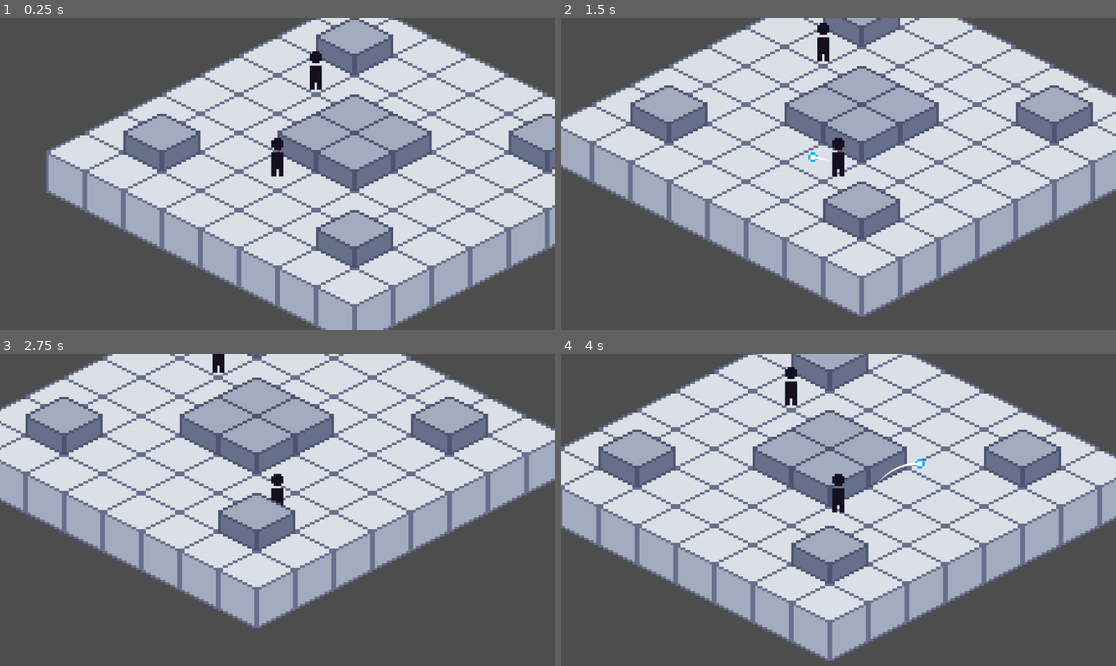
Above: before the commit, frames 1-4 (two rows, left to right).
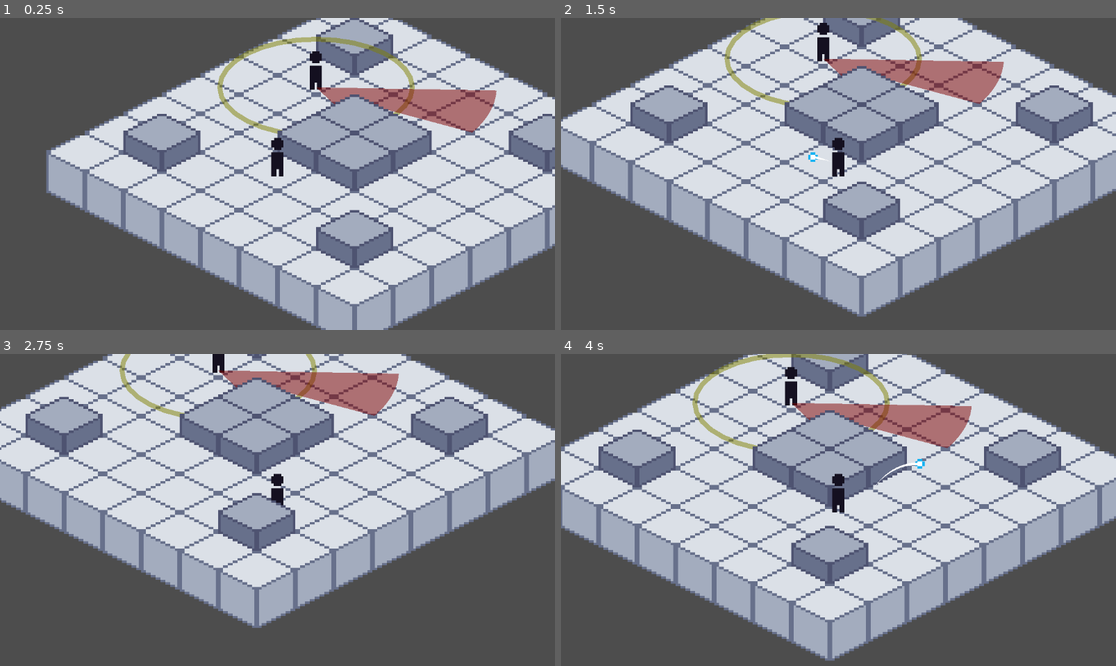
Above: after the commit, the same moments.

Repository: Brooklyn-Dev/stealth-game
Game: Godot game, scene res://Scenes/Game.tscn
Same seed, same stepped clock (60 frames per second), same inputs: the game is played once before the commit and once after it.
Inputs (mouse positions are in pixels of both pictures, inside the frame that each line leads up to):
- Up to frame 1 (0.25 s): no input
- Up to frame 2 (1.5 s): tap Enter at 0.5 s; move the mouse to (960, 158) at 0.52 s; hold Right (ui_right) 0.53-1.28 s; click (960, 158) at 0.6 s; move the mouse to (727, 189) at 1.27 s; hold Down (ui_down) from 1.28 s (still down); click (727, 189) at 1.35 s
- Up to frame 3 (2.75 s): move the mouse to (333, 441) at 2.02 s; release Down (ui_down) at 2.03 s; hold Right (ui_right) from 2.03 s (still down); click (333, 441) at 2.1 s
- Up to frame 4 (4 s): move the mouse to (810, 572) at 2.77 s; release Right (ui_right) at 2.78 s; hold Up (ui_up) 2.78-3.53 s; click (810, 572) at 2.85 s; move the mouse to (1005, 556) at 3.52 s; hold Left (ui_left) from 3.53 s (still down); click (1005, 556) at 3.6 s

The runs differ from the first frame. In frame 1, 3.4% of the frame differs, in the area x 39-90%, y 6-38%; in frame 2, 3.1%; in frame 3, 2.8%; in frame 4, 3.4%.
Error before the commit: Parse Error: Function "_investigate_location()" not found in base self. (res://Scenes/enemy/enemy.gd:120)

Commit message:
feat: investigate if player move in hearing range

Diff:
--- a/Scenes/enemy/enemy.gd
+++ b/Scenes/enemy/enemy.gd
@@ -18,6 +18,7 @@
 var investigate_timer: float
 
 var player: Node2D
+var last_player_pos: Vector2
 
 func set_facing_degrees(value: float):
 	facing_degrees = value
@@ -34,6 +35,7 @@
 	player = get_node("../Player")
 	if player:
 		player.orb_thrown.connect(_on_orb_thrown)
+		last_player_pos = player.global_position
 
 func _process(delta):
 	if Engine.is_editor_hint():
@@ -54,6 +56,8 @@
 
 	if _can_see_player():
 		get_tree().reload_current_scene()
+
+	_check_player_movement()
 
 	queue_redraw()
 
@@ -81,6 +85,18 @@
 	var nx = offset.x / hearing_range
 	var ny = offset.y / (hearing_range * 0.5)
 	return nx * nx + ny * ny <= 1.0
+
+func _check_player_movement() -> void:
+	if not player:
+		return
+
+	var current_pos = player.global_position
+	var moved_distance = last_player_pos.distance_to(current_pos)
+
+	if moved_distance > 0.1 and _is_in_hearing_range(current_pos):
+		_investigate_location(current_pos)
+
+	last_player_pos = current_pos
 
 func _draw():
 	_draw_hearing_zone()
@@ -118,3 +134,8 @@
 func _on_orb_thrown(world_pos: Vector2):
 	if _is_in_hearing_range(world_pos):
 		_investigate_location(world_pos)
+
+func _investigate_location(world_pos: Vector2):
+	investigating = true
+	investigate_timer = investigate_time
+	target_facing = (world_pos - global_position).normalized()
